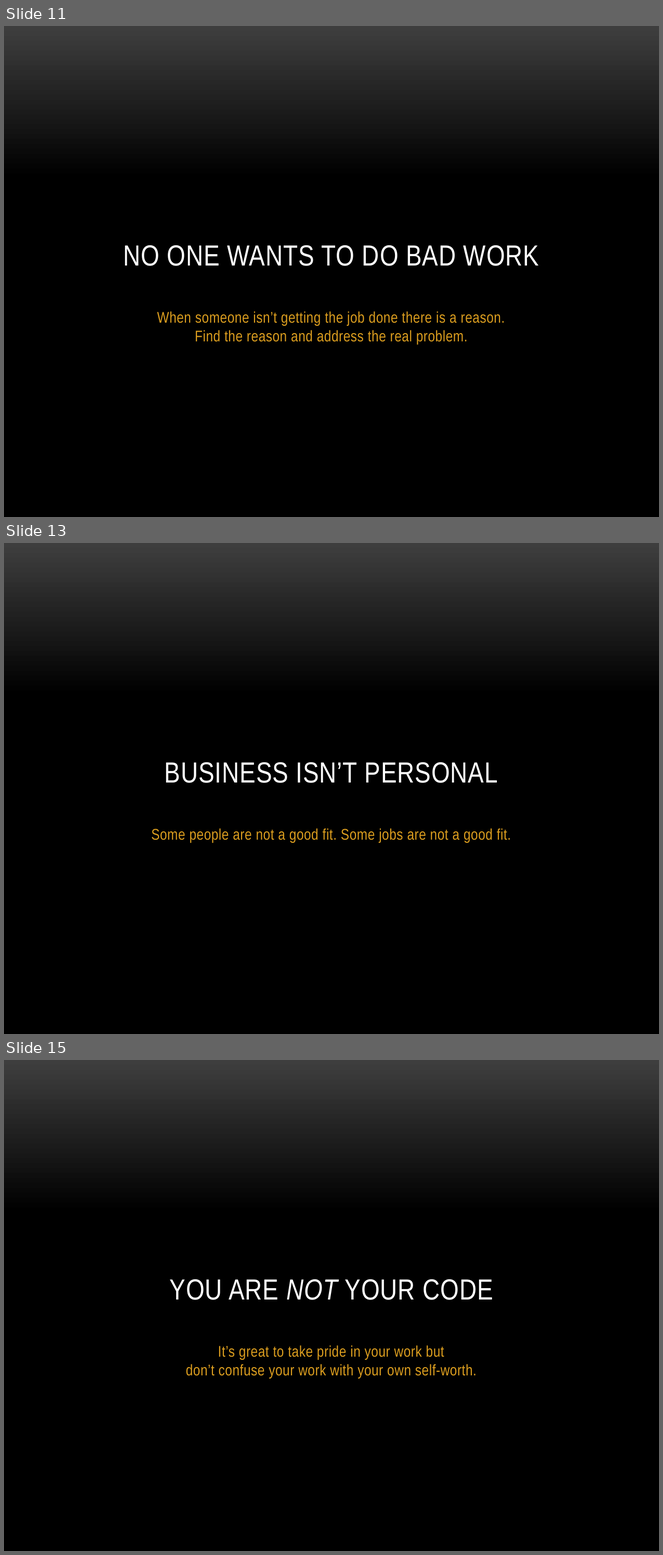
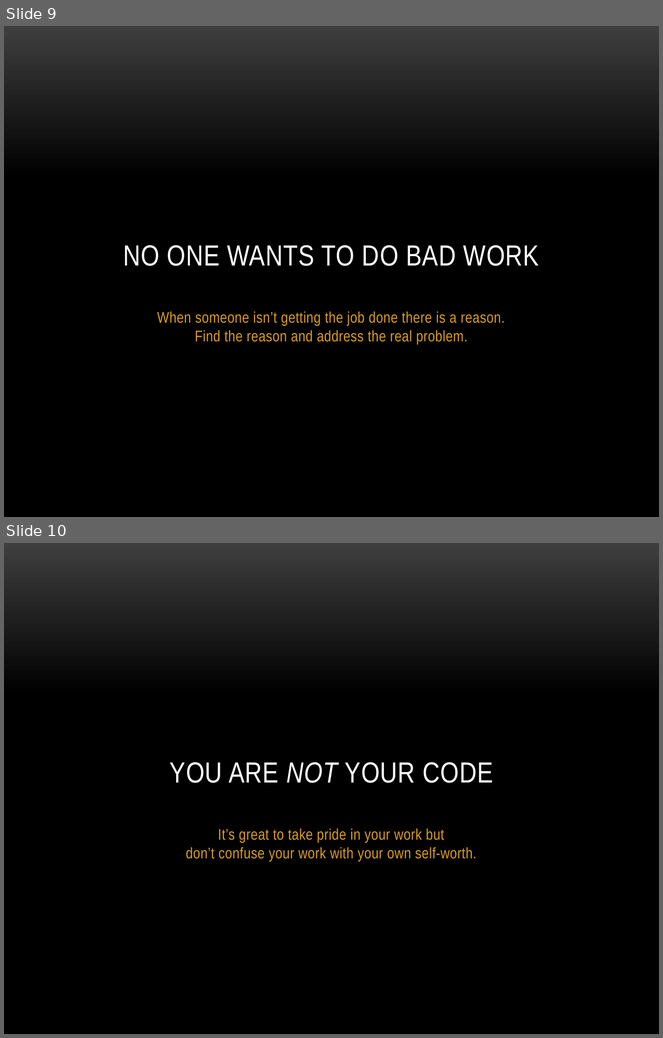
Before and after one commit to jdantonio/devbootcamp-2013-presentation, a slide deck: what-ive-learned-presentation.pptx. Shown one above the other, each under a label of ours: slides 11, 13 and 15 before the commit, slides 9 and 10 after it; the slides between them are not shown. The pictures are 663x1555 and 663x1038 pixels, drawn with LibreOffice and Linux fonts; fonts in the diff are those of the drawing; background and template pictures are left out. Boxes give left, top, right and bottom in pixels: in the first picture for what was removed or moved away, otherwise in the second. Text is boxed around its words. In the diff, an @@ line names an element or a change of style, - is before the commit and + after.

```diff
--- a/what-ive-learned-presentation.pptx
+++ b/what-ive-learned-presentation.pptx
@@ slide 13 removed at [4, 543, 659, 1034], background gradient #3F3F3F to #000000 @@
@@ title removed at [165, 762, 498, 783] @@
-BUSINESS ISN’T PERSONAL
@@ subtitle removed at [151, 828, 511, 843] @@
-Some people are not a good fit. Some jobs are not a good fit.
@@ what was slide 11 is now slide 9 @@
@@ what was slide 15 is now slide 10 @@
```
Also in this commit, not shown: 3 slides changed, 6 other slides removed, 2 other files.
